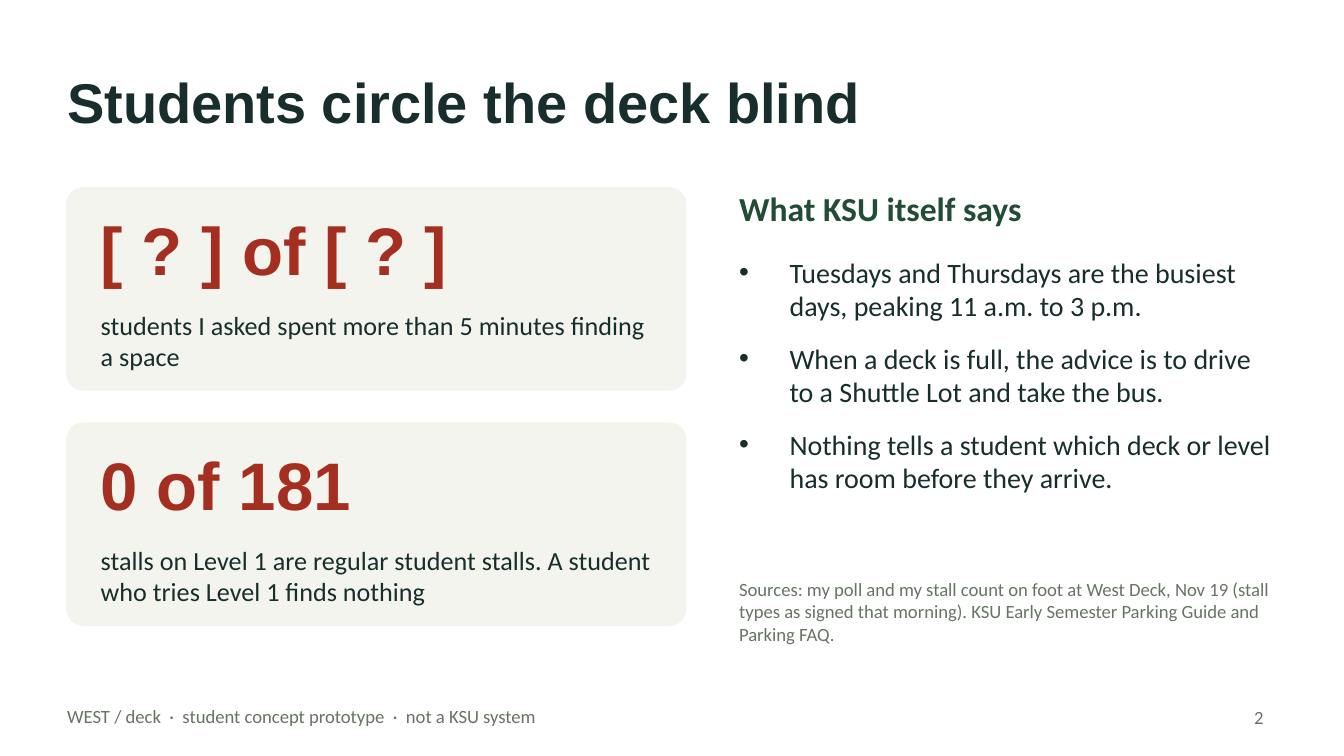
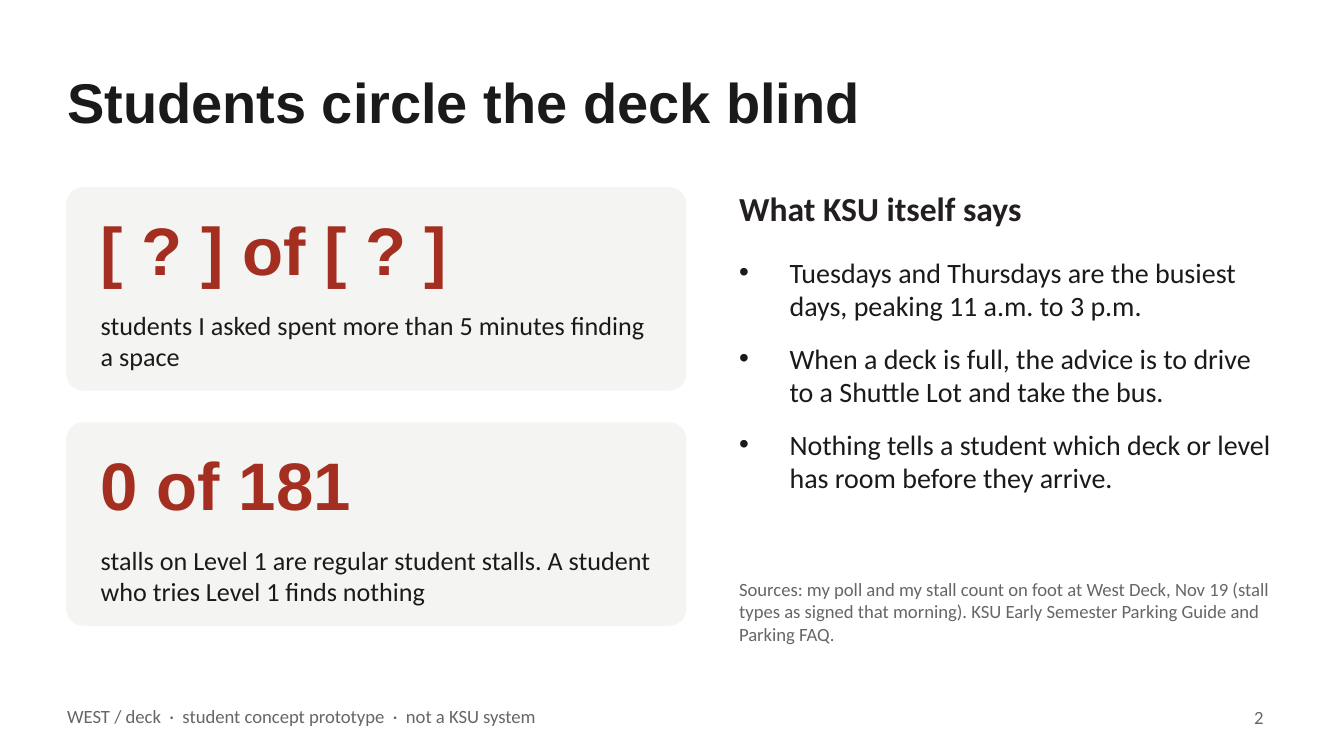
Before and after one commit to boots59/park.ai, a slide deck: slide 2 of submission/WEST-deck-pitch-DRAFT.pptx. Drawn at 1344x756 pixels with LibreOffice and Linux fonts; fonts in the diff are those of the drawing. Boxes give left, top, right and bottom in pixels: in the first picture for what was removed or moved away, otherwise in the second. Text is boxed around its words. In the diff, an @@ line names an element or a change of style, - is before the commit and + after.

```diff
--- a/submission/WEST-deck-pitch-DRAFT.pptx
+++ b/submission/WEST-deck-pitch-DRAFT.pptx
@@ rounded rectangle at [67, 188, 685, 390]: fill #F2F4ED to #F4F4F2; outline #F2F4ED 1 pt to #F4F4F2 1 pt @@
@@ text "What KSU itself says" at [739, 197, 1021, 227]: text colour #214C36 to #231F20 @@
@@ text colour #172E2C to #1A1A1A in 4 elements at [67, 82, 859, 124], [101, 317, 644, 371], [101, 552, 650, 606], [790, 263, 1270, 493] @@
@@ rounded rectangle at [67, 423, 685, 625]: fill #F2F4ED to #F4F4F2; outline #F2F4ED 1 pt to #F4F4F2 1 pt @@
```
Also in this commit, not shown: 7 other slides changed, 7 other files.
